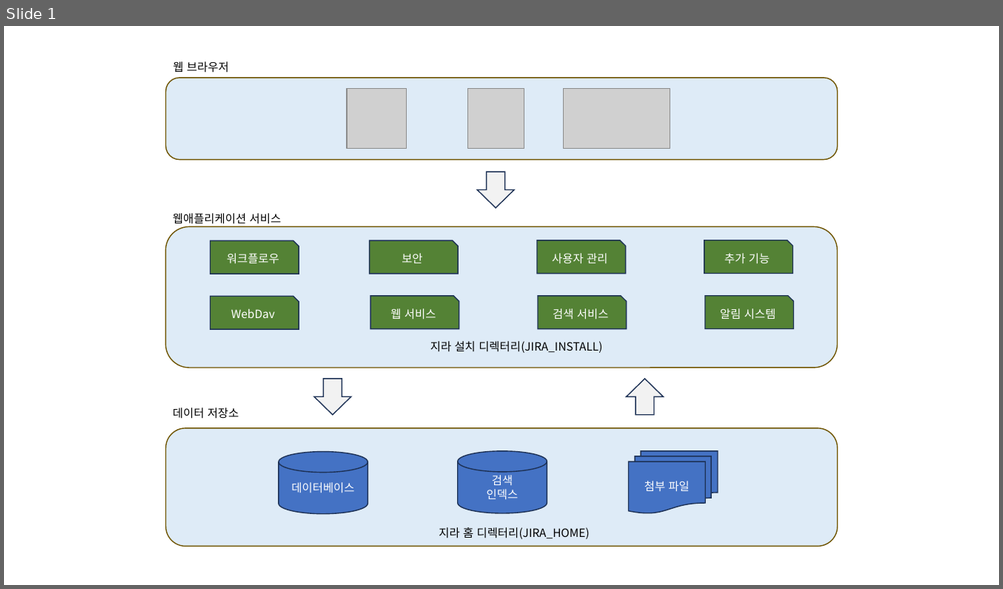
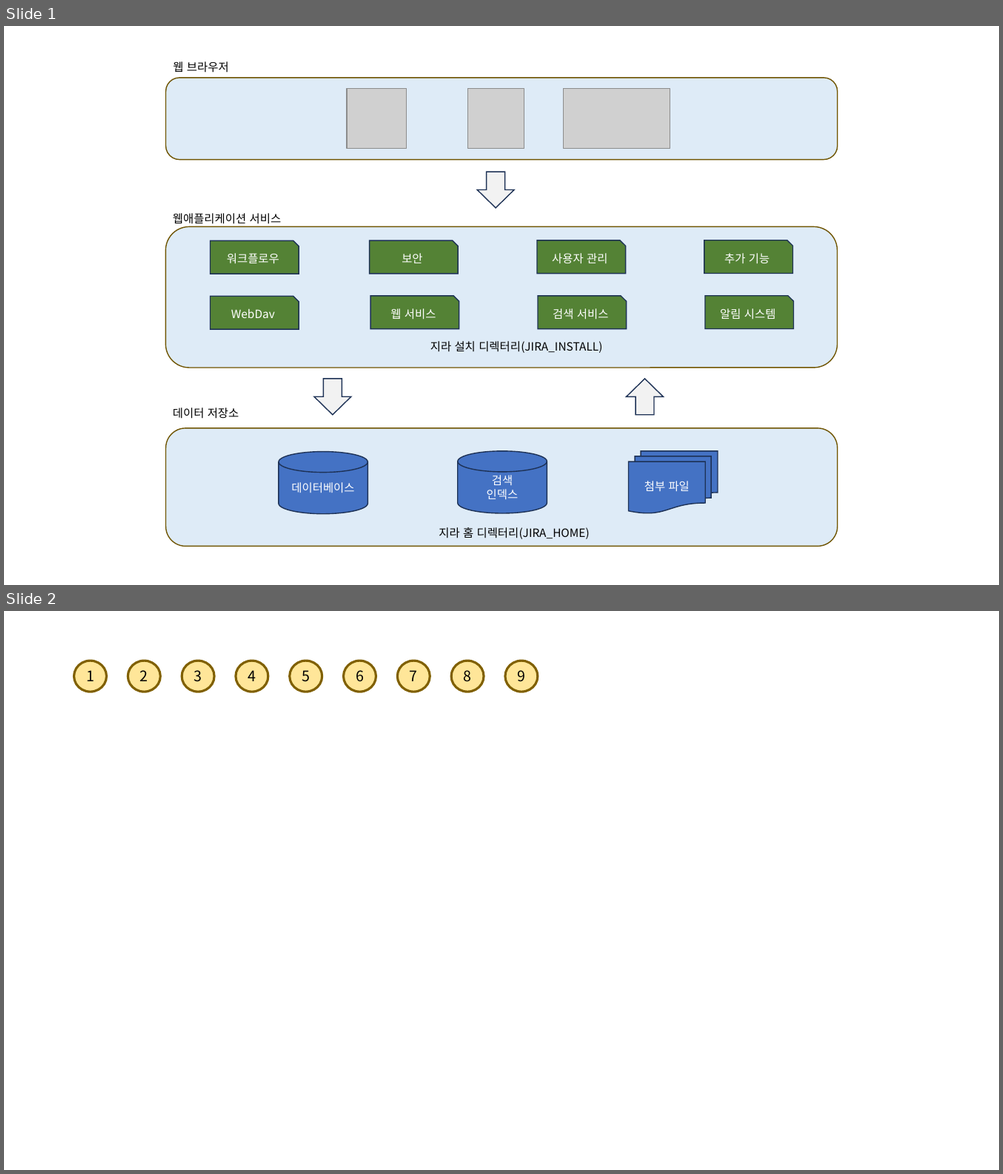
Before and after one commit to SangguKang/doc, a slide deck: Transfer/draw_temp.pptx. Shown one above the other, each under a label of ours: slide 1 before the commit, slides 1 and 2 after it. The pictures are 1003x589 and 1003x1174 pixels, drawn with LibreOffice and Linux fonts; fonts in the diff are those of the drawing; grey boxes stand for pictures. Boxes give left, top, right and bottom in pixels: in the first picture for what was removed or moved away, otherwise in the second. Text is boxed around its words. In the diff, an @@ line names an element or a change of style, - is before the commit and + after.

```diff
--- a/Transfer/draw_temp.pptx
+++ b/Transfer/draw_temp.pptx
@@ slide 2 added at (x1=4, y1=611, x2=999, y2=1170), background #FFFFFF @@
@@ ellipse added at (x1=74, y1=661, x2=107, y2=692), fill #FFE699, outline #806000 2.25 pt, 14 pt, text #000000 @@
+1
@@ ellipse added at (x1=128, y1=661, x2=161, y2=692), fill #FFE699, outline #806000 2.25 pt, 14 pt, text #000000 @@
+2
@@ ellipse added at (x1=182, y1=661, x2=214, y2=692), fill #FFE699, outline #806000 2.25 pt, 14 pt, text #000000 @@
+3
@@ ellipse added at (x1=236, y1=661, x2=268, y2=692), fill #FFE699, outline #806000 2.25 pt, 14 pt, text #000000 @@
+4
@@ ellipse added at (x1=290, y1=661, x2=323, y2=692), fill #FFE699, outline #806000 2.25 pt, 14 pt, text #000000 @@
+5
@@ ellipse added at (x1=344, y1=661, x2=376, y2=692), fill #FFE699, outline #806000 2.25 pt, 14 pt, text #000000 @@
+6
@@ ellipse added at (x1=397, y1=661, x2=430, y2=692), fill #FFE699, outline #806000 2.25 pt, 14 pt, text #000000 @@
+7
@@ ellipse added at (x1=451, y1=661, x2=484, y2=692), fill #FFE699, outline #806000 2.25 pt, 14 pt, text #000000 @@
+8
@@ ellipse added at (x1=506, y1=661, x2=538, y2=692), fill #FFE699, outline #806000 2.25 pt, 14 pt, text #000000 @@
+9
```
Also in this commit, not shown: 1 slide removed, 7 other files.
